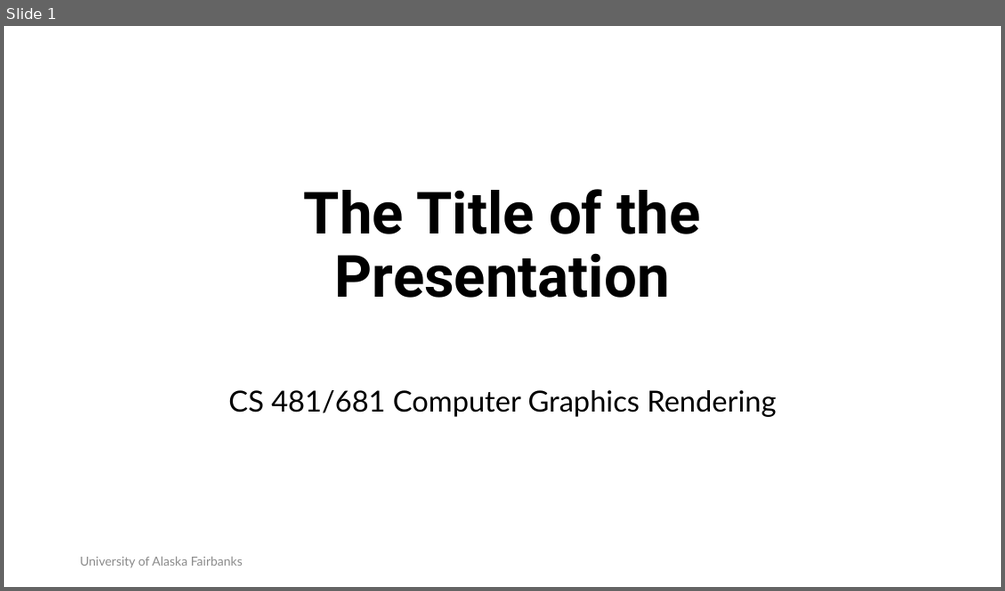
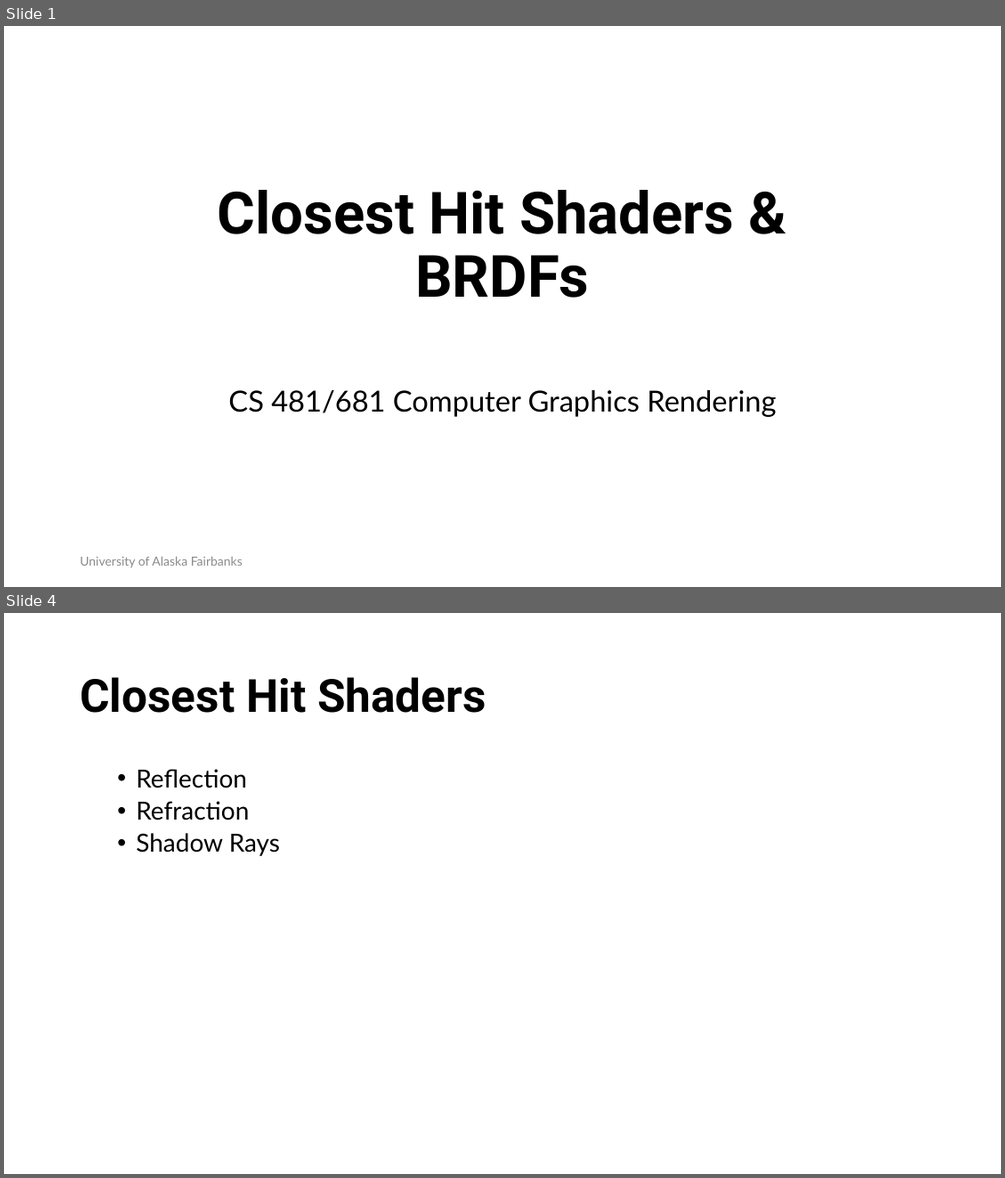
Before and after one commit to RahidZaman/cs481681-cgr, a slide deck: slides/pptx/week06.pptx. Shown one above the other, each under a label of ours: slide 1 before the commit, slides 1 and 4 after it; the slides between them are not shown. The pictures are 1005x591 and 1005x1178 pixels, drawn with LibreOffice and Linux fonts; fonts in the diff are those of the drawing; background and template pictures are left out. Boxes give left, top, right and bottom in pixels: in the first picture for what was removed or moved away, otherwise in the second. Text is boxed around its words. In the diff, an @@ line names an element or a change of style, - is before the commit and + after.

```diff
--- a/slides/pptx/week06.pptx
+++ b/slides/pptx/week06.pptx
@@ slide 4 added at [4,613,1001,1174], background #FFFFFF @@
@@ title added at [80,677,486,713], 44 pt, text #000000, bold @@
+Closest Hit Shaders
@@ text added at [136,769,280,856], 24 pt, text #000000 @@
+  • Reflection
+  • Refraction
+  • Shadow Rays
@@ slide 1 changed as well @@
@@ title at [218,190,734,297]: text changed @@
-The Title of the Presentation
+Closest Hit Shaders & BRDFs
```
Also in this commit, not shown: 1 other slide changed, 12 other slides added, 2 slides removed, 10 other files.
